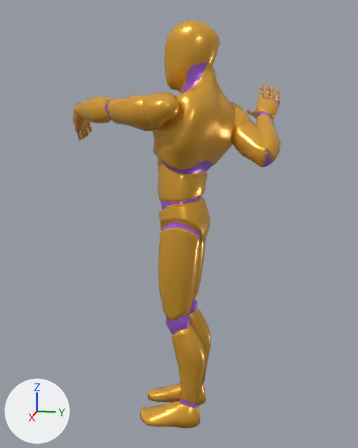
The glTF model apps/web/public/models/anim-library.glb: old version first, new version second.
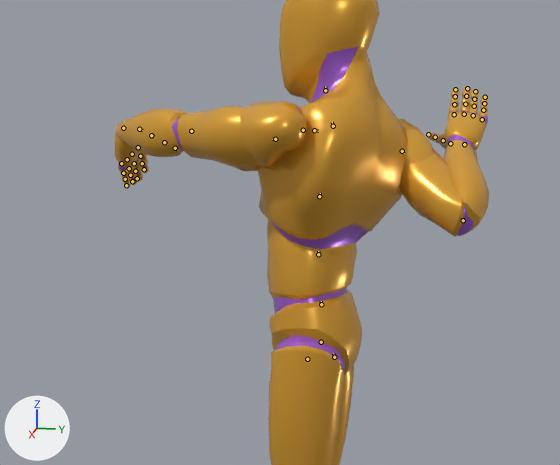
Each version is shown whole from a 50 mm camera at (2.153, 0.406, 1.5) aimed at (-0.058, -0.036, 0.947), then close up on the part from 3% to 89% of the width and 8% to 66% of the height. Lighting does not change. The marker at lower left points along +X, +Y and +Z. The first two pictures are the older version. Both versions are drawn at frame 19 of the action 'Rig|Bow_Shoot'; the numbers are the values there. The bones that change, and the others that lie on the model, are drawn over the model as lines in the close-ups.

The first close-up shows 'Mannequin'.
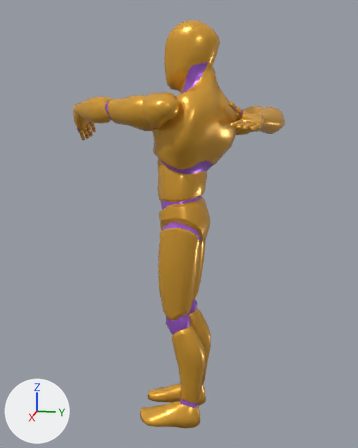
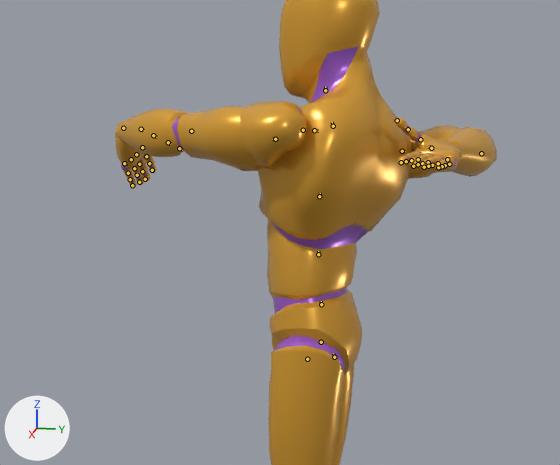
Commit message: fix(bow): the draw arm follows through level instead of folding upright

What differs and where, as boxes [x1, y1, x2, y2] in the close-ups (560 x 465 px):
'Mannequin', posed: before [115, 0, 489, 465]; after [115, 0, 497, 465]
bone 'upperarm_r', root to tip: before (402, 151) to (404, 153); after (402, 151) to (405, 151)
bone 'lowerarm_r', root to tip: before (463, 220) to (463, 218); after (481, 153) to (480, 154)

What the commit changed:
Bone 'hand_l' (bone_hand_l) turns from (96, -32, -93) to (96, -28, -88) degrees about its own x, y and z.
Bone 'upperarm_r' (bone_upperarm_r) turns from (-104, 16, -25) to (5, 174, 0) degrees about its own x, y and z.
Bone 'lowerarm_r' (bone_lowerarm_r) turns from (144, 0, 0) to (150, 0, 0) degrees about its own x, y and z.
